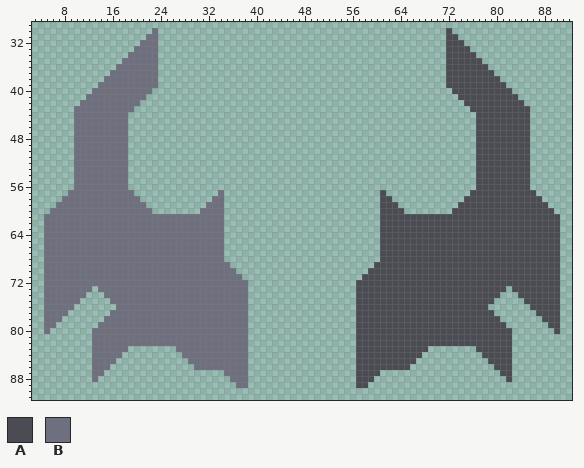
Sprite sheet -- sprites/blocks/turrets/blaster/blaster.png. Above, as it was before the edit.
The file is 96x96 pixels. Shown: x 3..92, y 29..91.
Palette (. is transparent): A #4a4b53  B #6e7080
Pixels before (only the part around the change), first column x 3:
29 ..........................................................................................
30 ....................B................................................A....................
31 ...................BB................................................AA...................
32 ..................BBB................................................AAA..................
33 .................BBBB................................................AAAA.................
34 ................BBBBB................................................AAAAA................
35 ...............BBBBBB................................................AAAAAA...............
36 ..............BBBBBBB................................................AAAAAAA..............
37 .............BBBBBBBB................................................AAAAAAAA.............
38 ............BBBBBBBBB................................................AAAAAAAAA............
39 ...........BBBBBBBBBB................................................AAAAAAAAAA...........
40 ..........BBBBBBBBBB..................................................AAAAAAAAAA..........
41 .........BBBBBBBBBB....................................................AAAAAAAAAA.........
42 ........BBBBBBBBBB......................................................AAAAAAAAAA........
43 .......BBBBBBBBBB........................................................AAAAAAAAAA.......
44 .......BBBBBBBBB..........................................................AAAAAAAAA.......
45 .......BBBBBBBBB..........................................................AAAAAAAAA.......
46 .......BBBBBBBBB..........................................................AAAAAAAAA.......
47 .......BBBBBBBBB..........................................................AAAAAAAAA.......
48 .......BBBBBBBBB..........................................................AAAAAAAAA.......
49 .......BBBBBBBBB..........................................................AAAAAAAAA.......
50 .......BBBBBBBBB..........................................................AAAAAAAAA.......
51 .......BBBBBBBBB..........................................................AAAAAAAAA.......
52 .......BBBBBBBBB..........................................................AAAAAAAAA.......
53 .......BBBBBBBBB..........................................................AAAAAAAAA.......
54 .......BBBBBBBBB..........................................................AAAAAAAAA.......
55 .......BBBBBBBBB..........................................................AAAAAAAAA.......
56 .......BBBBBBBBB..........................................................AAAAAAAAA.......
57 ......BBBBBBBBBBB..............B..........................A..............AAAAAAAAAAA......
58 .....BBBBBBBBBBBBB............BB..........................AA............AAAAAAAAAAAAA.....
59 ....BBBBBBBBBBBBBBB..........BBB..........................AAA..........AAAAAAAAAAAAAAA....
60 ...BBBBBBBBBBBBBBBBB........BBBB..........................AAAA........AAAAAAAAAAAAAAAAA...
61 ..BBBBBBBBBBBBBBBBBBBBBBBBBBBBBB..........................AAAAAAAAAAAAAAAAAAAAAAAAAAAAAA..
62 ..BBBBBBBBBBBBBBBBBBBBBBBBBBBBBB..........................AAAAAAAAAAAAAAAAAAAAAAAAAAAAAA..
63 ..BBBBBBBBBBBBBBBBBBBBBBBBBBBBBB..........................AAAAAAAAAAAAAAAAAAAAAAAAAAAAAA..
64 ..BBBBBBBBBBBBBBBBBBBBBBBBBBBBBB..........................AAAAAAAAAAAAAAAAAAAAAAAAAAAAAA..
65 ..BBBBBBBBBBBBBBBBBBBBBBBBBBBBBB..........................AAAAAAAAAAAAAAAAAAAAAAAAAAAAAA..
66 ..BBBBBBBBBBBBBBBBBBBBBBBBBBBBBB..........................AAAAAAAAAAAAAAAAAAAAAAAAAAAAAA..
67 ..BBBBBBBBBBBBBBBBBBBBBBBBBBBBBB..........................AAAAAAAAAAAAAAAAAAAAAAAAAAAAAA..
68 ..BBBBBBBBBBBBBBBBBBBBBBBBBBBBBB..........................AAAAAAAAAAAAAAAAAAAAAAAAAAAAAA..
69 ..BBBBBBBBBBBBBBBBBBBBBBBBBBBBBBB........................AAAAAAAAAAAAAAAAAAAAAAAAAAAAAAA..
70 ..BBBBBBBBBBBBBBBBBBBBBBBBBBBBBBBB......................AAAAAAAAAAAAAAAAAAAAAAAAAAAAAAAA..
71 ..BBBBBBBBBBBBBBBBBBBBBBBBBBBBBBBBB....................AAAAAAAAAAAAAAAAAAAAAAAAAAAAAAAAA..
72 ..BBBBBBBBBBBBBBBBBBBBBBBBBBBBBBBBBB..................AAAAAAAAAAAAAAAAAAAAAAAAAAAAAAAAAA..
73 ..BBBBBBBB.BBBBBBBBBBBBBBBBBBBBBBBBB..................AAAAAAAAAAAAAAAAAAAAAAAAA.AAAAAAAA..
74 ..BBBBBBB...BBBBBBBBBBBBBBBBBBBBBBBB..................AAAAAAAAAAAAAAAAAAAAAAAA...AAAAAAA..
75 ..BBBBBB.....BBBBBBBBBBBBBBBBBBBBBBB..................AAAAAAAAAAAAAAAAAAAAAAA.....AAAAAA..
76 ..BBBBB.......BBBBBBBBBBBBBBBBBBBBBB..................AAAAAAAAAAAAAAAAAAAAAA.......AAAAA..
77 ..BBBB.......BBBBBBBBBBBBBBBBBBBBBBB..................AAAAAAAAAAAAAAAAAAAAAAA.......AAAA..
78 ..BBB.......BBBBBBBBBBBBBBBBBBBBBBBB..................AAAAAAAAAAAAAAAAAAAAAAAA.......AAA..
79 ..BB.......BBBBBBBBBBBBBBBBBBBBBBBBB..................AAAAAAAAAAAAAAAAAAAAAAAAA.......AA..
80 ..B.......BBBBBBBBBBBBBBBBBBBBBBBBBB..................AAAAAAAAAAAAAAAAAAAAAAAAAA.......A..
81 ..........BBBBBBBBBBBBBBBBBBBBBBBBBB..................AAAAAAAAAAAAAAAAAAAAAAAAAA..........
82 ..........BBBBBBBBBBBBBBBBBBBBBBBBBB..................AAAAAAAAAAAAAAAAAAAAAAAAAA..........
83 ..........BBBBBB........BBBBBBBBBBBB..................AAAAAAAAAAAA........AAAAAA..........
84 ..........BBBBB..........BBBBBBBBBBB..................AAAAAAAAAAA..........AAAAA..........
85 ..........BBBB............BBBBBBBBBB..................AAAAAAAAAA............AAAA..........
86 ..........BBB..............BBBBBBBBB..................AAAAAAAAA..............AAA..........
87 ..........BB....................BBBB..................AAAA....................AA..........
88 ..........B......................BBB..................AAA......................A..........
89 ..................................BB..................AA..................................
90 ..........................................................................................
91 ..........................................................................................
New version:
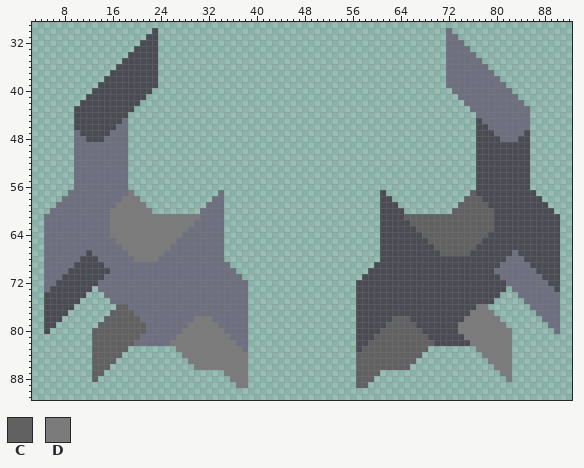
Colours new in this view: C #616161  D #7b7b7b
The exact change:
Changed rows in their new state; - is an unchanged pixel.
first column x 10:
30 -------------A------------------------------------------------B-------------
31 ------------AA------------------------------------------------BB------------
32 -----------AAA------------------------------------------------BBB-----------
33 ----------AAAA------------------------------------------------BBBB----------
34 ---------AAAAA------------------------------------------------BBBBB---------
35 --------AAAAAA------------------------------------------------BBBBBB--------
36 -------AAAAAAA------------------------------------------------BBBBBBB-------
37 ------AAAAAAAA------------------------------------------------BBBBBBBB------
38 -----AAAAAAAAA------------------------------------------------BBBBBBBBB-----
39 ----AAAAAAAAAA------------------------------------------------BBBBBBBBBB----
40 ---AAAAAAAAAA--------------------------------------------------BBBBBBBBBB---
41 --AAAAAAAAAA----------------------------------------------------BBBBBBBBBB--
42 -AAAAAAAAAA------------------------------------------------------BBBBBBBBBB-
43 AAAAAAAAAA--------------------------------------------------------BBBBBBBBBB
44 AAAAAAAAA----------------------------------------------------------BBBBBBBBB
45 AAAAAAAA------------------------------------------------------------BBBBBBBB
46 AAAAAAA--------------------------------------------------------------BBBBBBB
47 -AAAAA----------------------------------------------------------------BBBBB-
48 --AAA------------------------------------------------------------------BBB--
first column x 5:
57 --------------D--------------------------------------------------------C--------------
58 -------------DDD------------------------------------------------------CCC-------------
59 ------------DDDDD----------------------------------------------------CCCCC------------
60 -----------DDDDDDD--------------------------------------------------CCCCCCC-----------
61 -----------DDDDDDDDDDDDDDD----------------------------------CCCCCCCCCCCCCCC-----------
62 -----------DDDDDDDDDDDDDD------------------------------------CCCCCCCCCCCCCC-----------
63 -----------DDDDDDDDDDDDD--------------------------------------CCCCCCCCCCCCC-----------
64 -----------DDDDDDDDDDDD----------------------------------------CCCCCCCCCCC------------
65 ------------DDDDDDDDDD------------------------------------------CCCCCCCCC-------------
66 -------------DDDDDDDD--------------------------------------------CCCCCCC--------------
67 -------A------DDDDDD----------------------------------------------CCCCC-------B-------
68 ------AAA------DDDD----------------------------------------------------------BBB------
69 -----AAAAA------------------------------------------------------------------BBBBB-----
70 ----AAAAAAA----------------------------------------------------------------BBBBBBB----
71 ---AAAAAAA------------------------------------------------------------------BBBBBBB---
72 --AAAAAAA--------------------------------------------------------------------BBBBBBB--
73 -AAAAAAA----------------------------------------------------------------------BBBBBBB-
74 AAAAAAA------------------------------------------------------------------------BBBBBBB
75 AAAAAA--------------------------------------------------------------------------BBBBBB
76 AAAAA-------CC----------------------------------------------------------DD-------BBBBB
77 AAAA-------CCCC--------------------------------------------------------DDDD-------BBBB
78 AAA-------CCCCCC---------DDD------------------------------CCC---------DDDDDD-------BBB
79 AA-------CCCCCCCC-------DDDDD----------------------------CCCCC-------DDDDDDDD-------BB
80 A-------CCCCCCCCC------DDDDDDD--------------------------CCCCCCC------DDDDDDDDD-------B
81 --------CCCCCCCC------DDDDDDDDD------------------------CCCCCCCCC------DDDDDDDD--------
82 --------CCCCCCC------DDDDDDDDDDD----------------------CCCCCCCCCCC------DDDDDDD--------
83 --------CCCCCC--------DDDDDDDDDDD--------------------CCCCCCCCCCC--------DDDDDD--------
84 --------CCCCC----------DDDDDDDDDDD------------------CCCCCCCCCCC----------DDDDD--------
85 --------CCCC------------DDDDDDDDDD------------------CCCCCCCCCC------------DDDD--------
86 --------CCC--------------DDDDDDDDD------------------CCCCCCCCC--------------DDD--------
87 --------CC--------------------DDDD------------------CCCC--------------------DD--------
88 --------C----------------------DDD------------------CCC----------------------D--------
89 --------------------------------DD------------------CC--------------------------------
